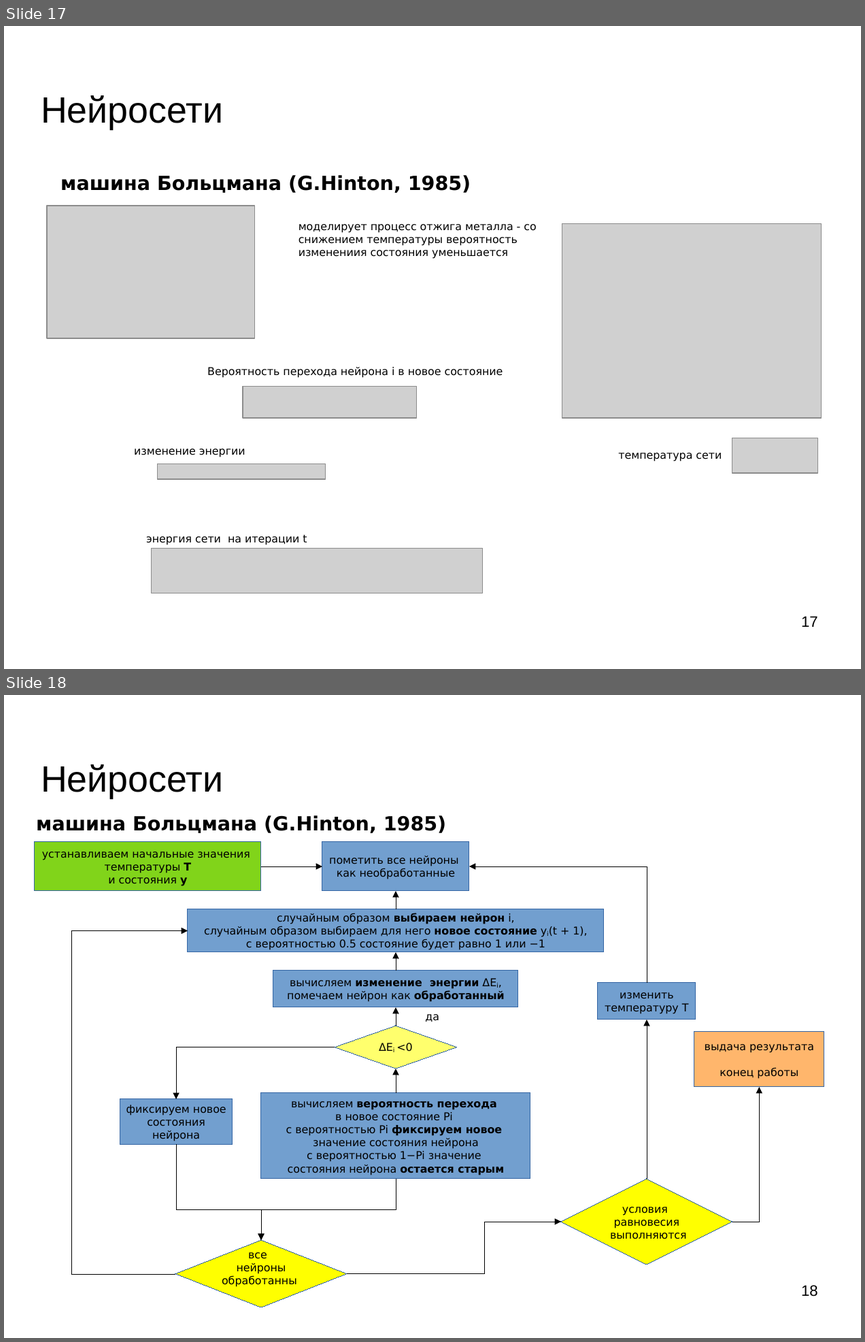
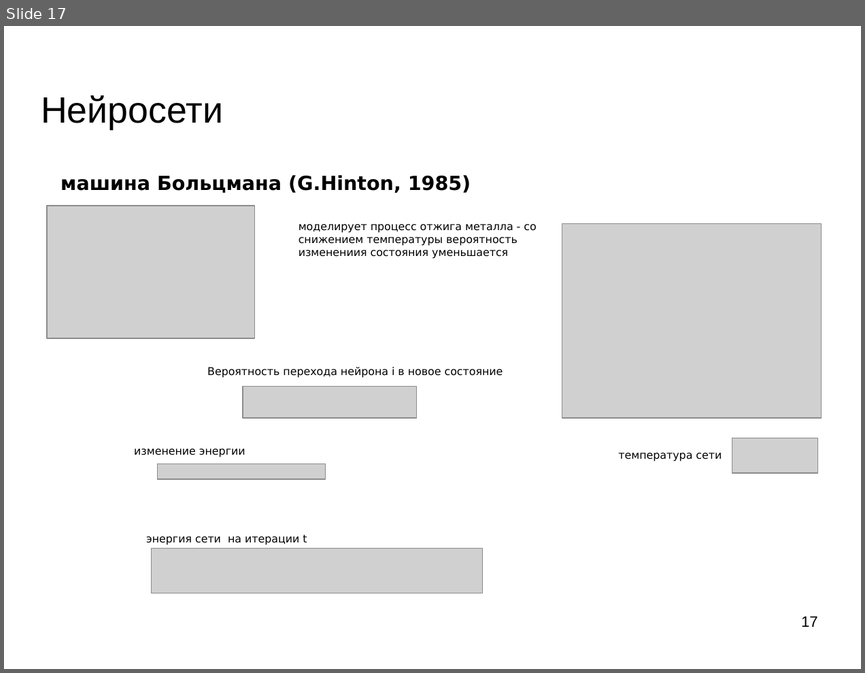
Before and after one commit to mechanoid5/ml_lectorium_2024_I, a slide deck: 19-hopfield.odp. Shown one above the other, each under a label of ours: slides 17 and 18 before the commit, slide 17 after it. The pictures are 865x1342 and 865x673 pixels, drawn with LibreOffice and Linux fonts; fonts in the diff are those of the drawing; grey boxes stand for pictures; background and template pictures are left out. Boxes give left, top, right and bottom in pixels: in the first picture for what was removed or moved away, otherwise in the second. Text is boxed around its words. In the diff, an @@ line names an element or a change of style, - is before the commit and + after.

```diff
--- a/19-hopfield.odp
+++ b/19-hopfield.odp
@@ slide 18 removed at [4, 695, 861, 1338], background picture (left out) @@
@@ title removed at [41, 764, 223, 798] @@
-Нейросети
@@ text removed at [36, 815, 446, 833] @@
-машина Больцмана (G.Hinton, 1985)
@@ rectangle removed at [35, 842, 260, 891] @@
-устанавливаем начальные значения
-температуры T
-и состояния y
@@ rectangle removed at [322, 842, 469, 891] @@
-пометить все нейроны
-как необработанные
@@ elbow arrow removed from (261, 866) to (322, 867) @@
@@ elbow arrow removed from (647, 983) to (469, 866) @@
@@ elbow arrow removed from (396, 910) to (396, 891) @@
@@ rectangle removed at [188, 910, 604, 952] @@
-случайным образом выбираем нейрон i,
-случайным образом выбираем для него новое состояние yi(t + 1),
-с вероятностью 0.5 состояние будет равно 1 или −1
@@ elbow arrow removed from (175, 1274) to (188, 930) @@
@@ elbow arrow removed from (396, 970) to (396, 952) @@
@@ rectangle removed at [273, 970, 518, 1006] @@
-вычисляем изменение энергии ΔEi,
-помечаем нейрон как обработанный
@@ rectangle removed at [598, 983, 696, 1019] @@
-изменить
-температуру T
@@ elbow arrow removed from (396, 1025) to (396, 1008) @@
@@ text removed at [425, 1014, 439, 1022] @@
-да
@@ elbow arrow removed from (647, 1178) to (647, 1019) @@
@@ diamond removed at [334, 1025, 456, 1068] @@
-ΔEi <0
@@ rectangle removed at [694, 1032, 824, 1087] @@
-выдача результата
-конец работы
@@ elbow arrow removed from (334, 1047) to (176, 1100) @@
@@ elbow arrow removed from (396, 1093) to (396, 1068) @@
@@ rectangle removed at [121, 1100, 232, 1144] @@
-фиксируем новое
-состояния
-нейрона
@@ rectangle removed at [261, 1093, 530, 1178] @@
-вычисляем вероятность перехода
-в новое состояние Pi
-с вероятностью Pi фиксируем новое
-значение состояния нейрона
-с вероятностью 1−Pi значение
-состояния нейрона остается старым
@@ elbow arrow removed from (732, 1221) to (759, 1087) @@
@@ elbow arrow removed from (176, 1144) to (261, 1240) @@
@@ elbow arrow removed from (396, 1178) to (261, 1240) @@
@@ diamond removed at [562, 1178, 732, 1264] @@
-условия
-равновесия
-выполняются
@@ elbow arrow removed from (347, 1274) to (562, 1221) @@
@@ diamond removed at [175, 1240, 346, 1308] @@
-все
-нейроны
-обработанны
@@ page number removed at [801, 1285, 818, 1296] @@
-18
```
Also in this commit, not shown: 1 slide changed, 1 slide added, 13 other files.
